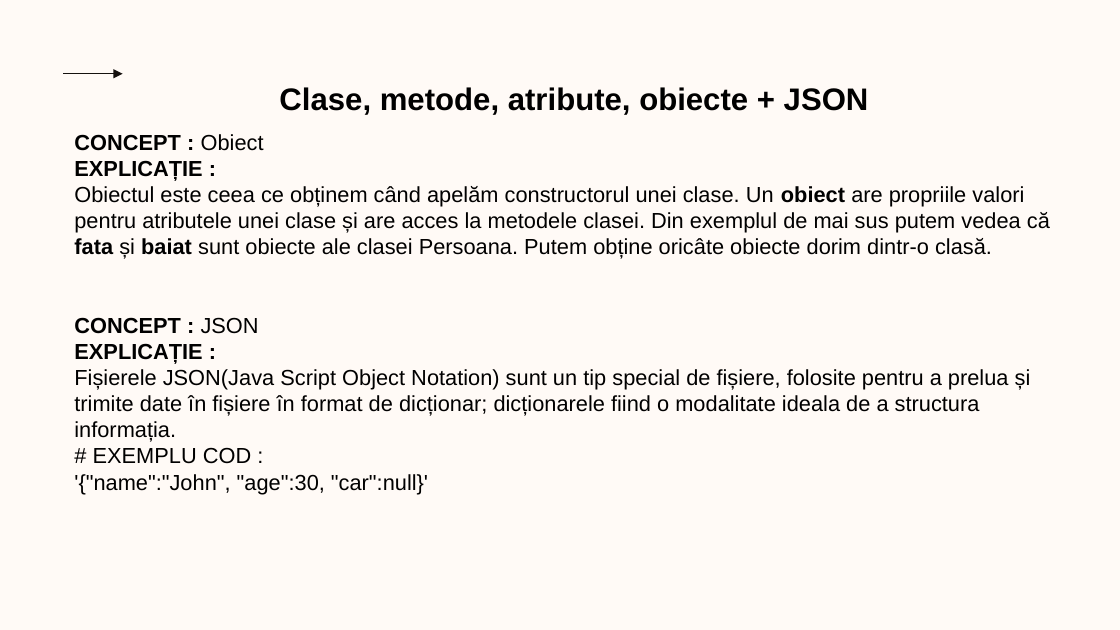
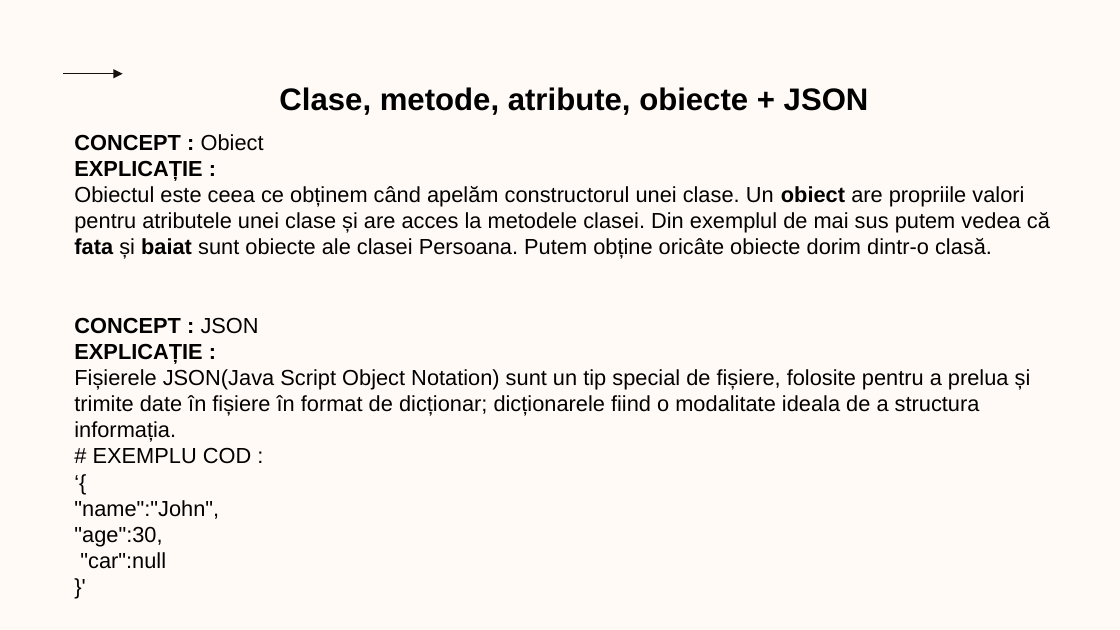
Before and after one commit to FlaviusBanned/Code-Hero-6-Resources, a slide deck: slide 6 of Curs2_PythonOOP.pptx. Drawn at 1120x630 pixels with LibreOffice and Linux fonts; fonts in the diff are those of the drawing; background and template pictures are left out. Boxes give left, top, right and bottom in pixels: in the first picture for what was removed or moved away, otherwise in the second. Text is boxed around its words. In the diff, an @@ line names an element or a change of style, - is before the commit and + after.

```diff
--- a/Curs2_PythonOOP.pptx
+++ b/Curs2_PythonOOP.pptx
@@ text at [74, 500, 219, 569]: text changed @@
-'{"name":"John", "age":30, "car":null}'
+‘{
+"name":"John",
+"age":30,
+"car":null
+}'
```
Also in this commit, not shown: 4 other files.
